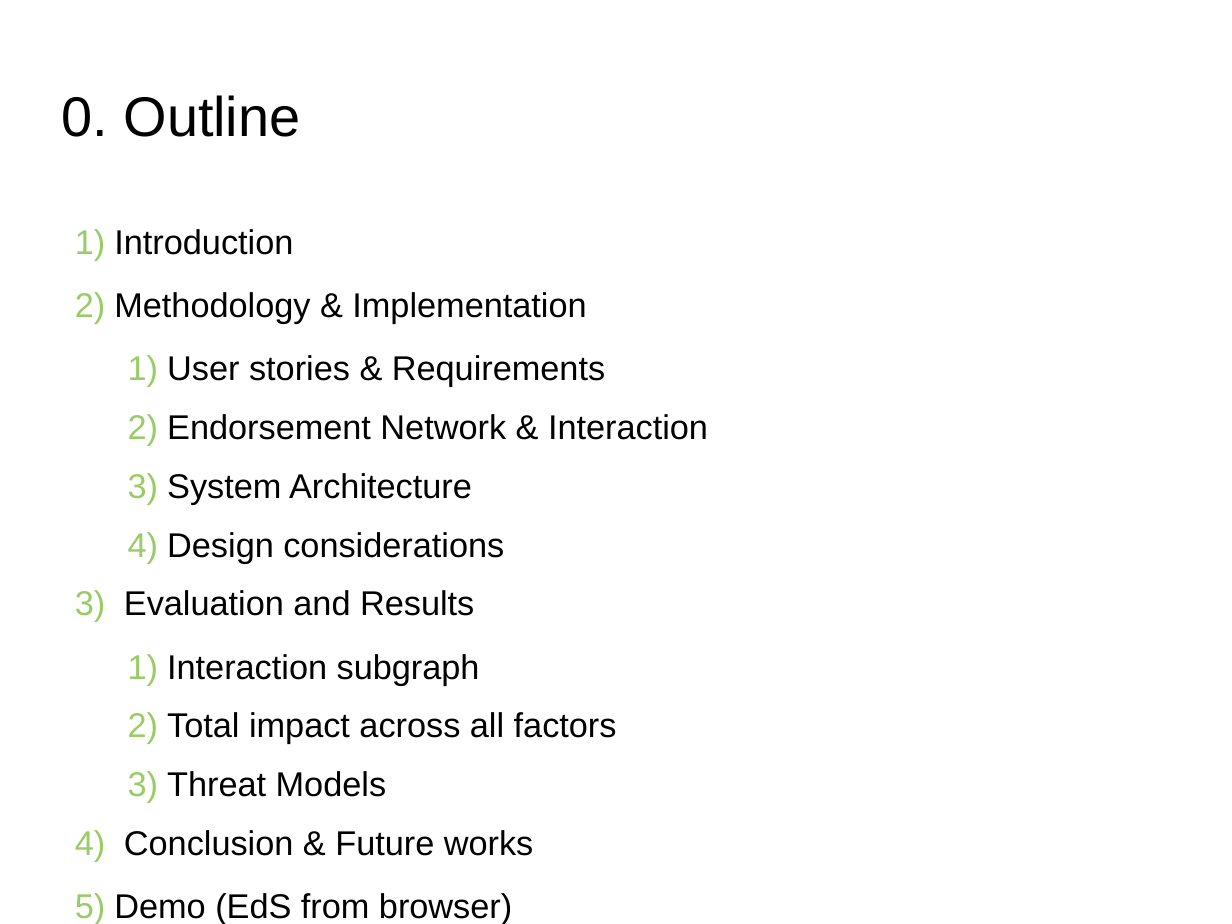
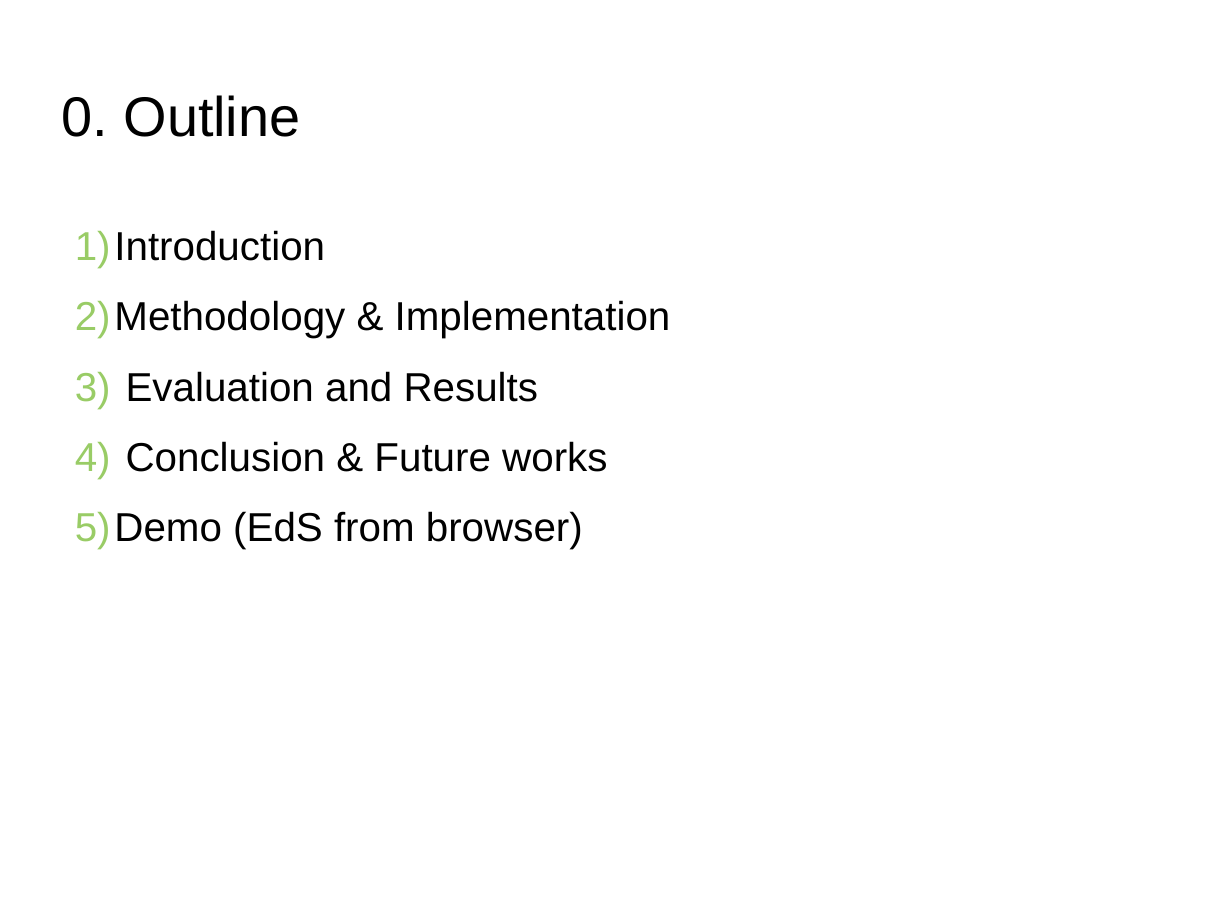
Before and after one commit to s2-t2/blockchain_reputation_system, a slide deck: slide 2 of documents/Presentation/Presentation.odp. Drawn at 1232x924 pixels with LibreOffice and Linux fonts; fonts in the diff are those of the drawing; background and template pictures are left out. Boxes give left, top, right and bottom in pixels: in the first picture for what was removed or moved away, otherwise in the second. Text is boxed around its words. In the diff, an @@ line names an element or a change of style, - is before the commit and + after.

Commit message:
more slide

```diff
--- a/documents/Presentation/Presentation.odp
+++ b/documents/Presentation/Presentation.odp
@@ text "Introduction" at [75, 230, 671, 549]: size 22.1 to 26 pt @@
@@ text at [167, 355, 708, 563]: paragraphs removed @@
-  1) User stories & Requirements
-  2) Endorsement Network & Interaction
-  3) System Architecture
-  4) Design considerations
@@ text at [167, 654, 617, 797]: paragraphs removed @@
-  1) Interaction subgraph
-  2) Total impact across all factors
-  3) Threat Models
```
Also in this commit, not shown: 1 slide added, 12 other files.
